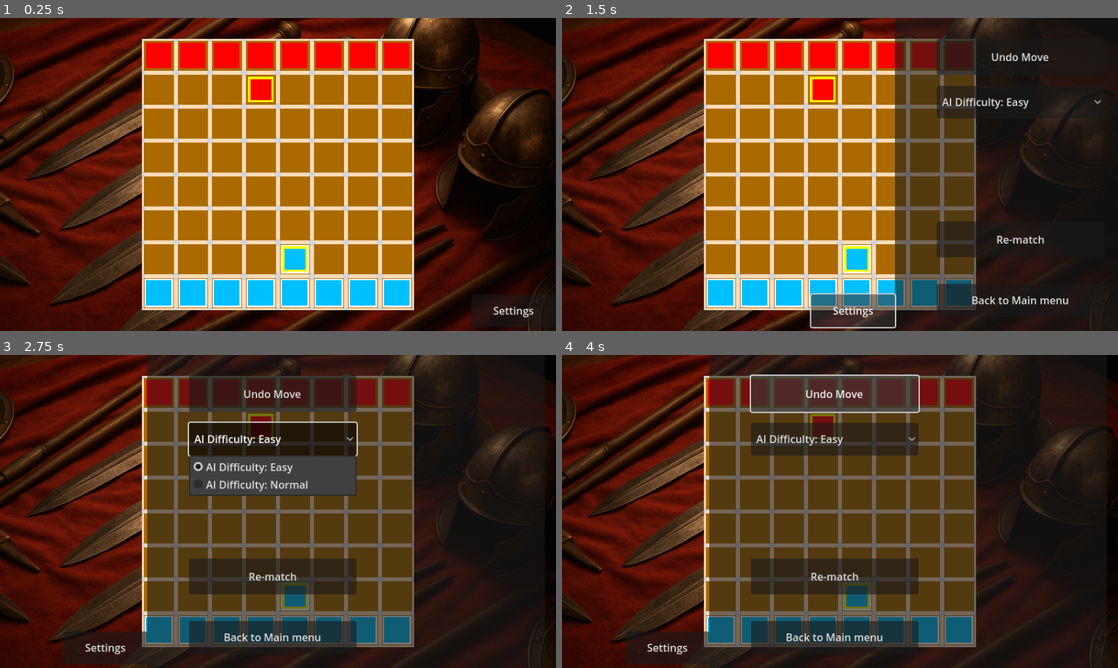
Above: before the commit, frames 1-4 (two rows, left to right).
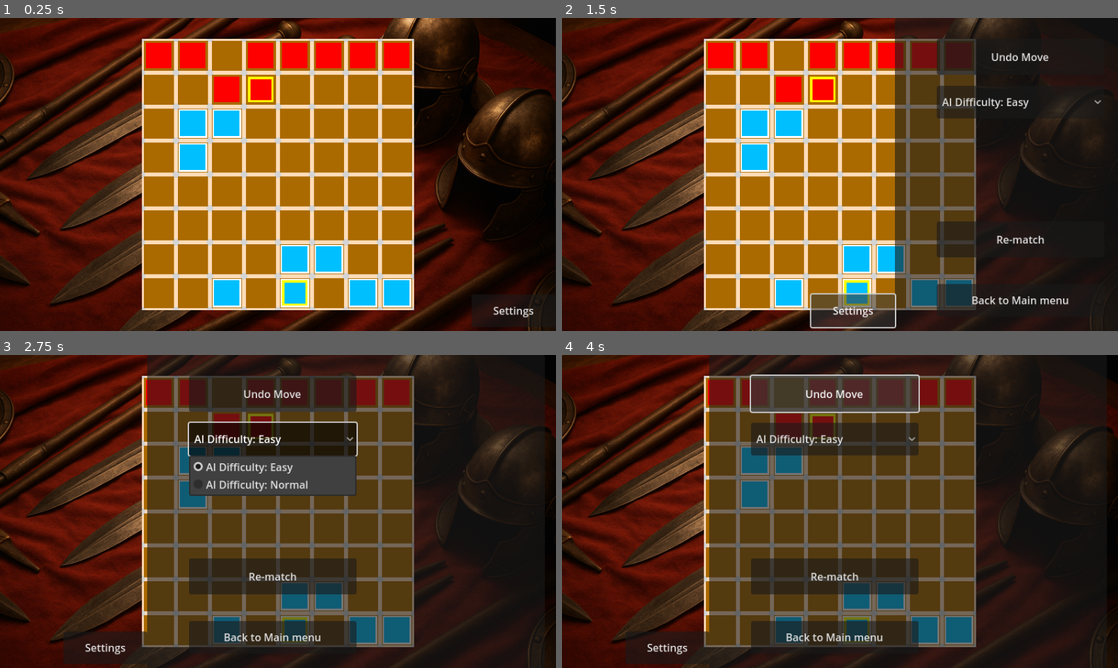
Above: after the commit, the same moments.

Repository: Charckle/ludox
Game: Godot game, scene res://objects/levels/basic/basic_lvl.tscn
Two runs of this game, one before a commit and one after it. Both use one fixed random seed, a clock stepped at 60 frames per second and the inputs below. This scene is started directly instead of the project's main scene.
Inputs (mouse positions are in pixels of both pictures, inside the frame that each line leads up to):
- Up to frame 1 (0.25 s): no input
- Up to frame 2 (1.5 s): tap Enter at 0.5 s; move the mouse to (962, 158) at 0.52 s; click (962, 158) at 0.67 s; click "Settings" at 1.25 s
- Up to frame 3 (2.75 s): click "AI Difficulty: Easy" at 2 s
- Up to frame 4 (4 s): click "AI Difficulty: Easy" at 2.75 s; click "Undo Move" at 3.5 s

The runs differ from the first frame. In frame 1, 5.1% of the frame differs, in the area x 26-62%, y 7-93%; in frame 2, 5.0%; in frame 3, 3.4%; in frame 4, 4.1%.

Commit message:
fixed testudo

Diff:
--- a/objects/city/ai.gd
+++ b/objects/city/ai.gd
@@ -41,6 +41,7 @@
 		for move in poss_moves:
 			possible_moves.append([start_coord, move])
 			var is_eatable = city.check_if_eatable(my_player, start_coord, move, true)
+
 			var tile =  city.get_tile_on_position(move)
 
 			#var is_eatable = false
@@ -56,6 +57,7 @@
 		eat = chance(ai_perc)
 
 		if eat:
+			print("eating")
 			#var random_value = units_with_possible_eat.pick_random()
 			var random_value = pop_random_fast(units_with_possible_eat)
 			if ai_lvl == city.Ai_lvl.EASY:
@@ -67,10 +69,12 @@
 			else:
 				city.move_unit(my_player, random_value[0], random_value[1])
 				return
-
+		else:
+			print("not eating")
 
 	var eat_dux = false
 	if not eat and len(units_att_dux) > 0 and city.all_moves > city.moves_till_attack_dux_ai:
+		print("going after the dux")
 		eat_dux = chance(ai_perc)
 
 		if eat_dux:
--- a/objects/city/basic.gd
+++ b/objects/city/basic.gd
@@ -104,6 +104,7 @@
 	var enemy_unit = city.get_soldier_on_position(position_to_check)
 	if enemy_unit != null:
 		if enemy_unit.player != my_player:
+
 			position_to_check[axis] = position_to_check[axis] + up
 			var friendly_unit = city.get_soldier_on_position(position_to_check)
 			if friendly_unit != null and friendly_unit.player == my_player:
@@ -111,6 +112,7 @@
 					if not dryrun:
 						city.eat_unit(enemy_unit)
 					else:
+						var ba = 0
 						can_eat = true
 
 	return can_eat
@@ -123,7 +125,7 @@
 	# check corners
 	# Check top, bottom, left right, if there is an enemy
 
-	can_eat.append(basic_eatable_rules(my_player, start_coord, pos_coord, dryrun))
+	#can_eat.append(basic_eatable_rules(my_player, start_coord, pos_coord, dryrun))
 
 	var current_tile = city.get_tile_on_position(pos_coord)
 
--- a/objects/city/city.tscn
+++ b/objects/city/city.tscn
@@ -279,7 +279,7 @@
 position = Vector2(40, 0)
 
 [node name="Soldier3" parent="soldiers" instance=ExtResource("3_sgfal")]
-position = Vector2(80, 0)
+position = Vector2(80, 40)
 
 [node name="Soldier4" parent="soldiers" instance=ExtResource("3_sgfal")]
 position = Vector2(120, 0)
@@ -300,7 +300,7 @@
 dux = true
 
 [node name="Soldier9" parent="soldiers" instance=ExtResource("3_sgfal")]
-position = Vector2(40, 280)
+position = Vector2(40, 80)
 player = 2
 
 [node name="Soldier10" parent="soldiers" instance=ExtResource("3_sgfal")]
@@ -308,11 +308,11 @@
 player = 2
 
 [node name="Soldier11" parent="soldiers" instance=ExtResource("3_sgfal")]
+position = Vector2(80, 80)
+player = 2
+
+[node name="Soldier12" parent="soldiers" instance=ExtResource("3_sgfal")]
 position = Vector2(80, 280)
-player = 2
-
-[node name="Soldier12" parent="soldiers" instance=ExtResource("3_sgfal")]
-position = Vector2(120, 280)
 player = 2
 
 [node name="Soldier13" parent="soldiers" instance=ExtResource("3_sgfal")]
@@ -320,19 +320,19 @@
 player = 2
 
 [node name="Soldier14" parent="soldiers" instance=ExtResource("3_sgfal")]
-position = Vector2(0, 280)
+position = Vector2(40, 120)
 player = 2
 
 [node name="Soldier15" parent="soldiers" instance=ExtResource("3_sgfal")]
+position = Vector2(160, 240)
+player = 2
+
+[node name="Soldier16" parent="soldiers" instance=ExtResource("3_sgfal")]
+position = Vector2(200, 240)
+player = 2
+
+[node name="Soldier17" parent="soldiers" instance=ExtResource("3_sgfal")]
 position = Vector2(160, 280)
-player = 2
-
-[node name="Soldier16" parent="soldiers" instance=ExtResource("3_sgfal")]
-position = Vector2(200, 280)
-player = 2
-
-[node name="Soldier17" parent="soldiers" instance=ExtResource("3_sgfal")]
-position = Vector2(160, 240)
 player = 2
 dux = true
 
--- a/objects/city/xxi.gd
+++ b/objects/city/xxi.gd
@@ -309,6 +309,7 @@
 	var next_position = target_pos
 	next_position[axis] = target_pos[axis] + up
 
+
 	var unit = city.get_soldier_on_position(next_position)
 	var first_unit = false
 
@@ -316,6 +317,9 @@
 		if start_coord.x == unit.position_grid.x or start_coord.y == unit.position_grid.y:
 			first_unit = true
 
+	# if the first unit is the one your are moving, shit is afoot, stop
+	if next_position == start_coord:
+		return false
 	if first_unit:
 		# check on which side your units are
 		var tile = city.get_tile_on_position(target_pos)
@@ -339,10 +343,10 @@
 			var mlist = [unit_l, unit_r]
 			if mlist.has(null) and mlist.count(null) < mlist.size():
 				if unit_l == null:
-					if unit_r.player == my_player:
+					if unit_r.player == my_player and unit_r.position_grid != start_coord:
 						testudo_side = right_side_pos
 				elif unit_r == null:
-					if unit_l.player == my_player:
+					if unit_l.player == my_player and unit_l.position_grid != start_coord:
 						testudo_side = left_side_pos
 
 
@@ -352,21 +356,23 @@
 			var unit_opos_testudo_side = next_position - testudo_side
 			var test_no_unit = city.get_soldier_on_position(unit_pos_testudo_side)
 			var test_yes_unit = city.get_soldier_on_position(unit_opos_testudo_side)
+
 			if test_no_unit != null and (test_yes_unit == null or test_yes_unit.player != my_player):
 				testudo_side = false
 				first_unit = false
+			if start_coord in [unit_pos_testudo_side, unit_opos_testudo_side]:
+				testudo_side = false
+				first_unit = false
 
 
 	if first_unit and testudo_side:
 		while true:
-
 			next_position[axis] = next_position[axis] + up
 			var unit_r = city.get_soldier_on_position(next_position)
 
 			if unit_r != null and unit_r.player != my_player:
 				if not unit_r.dux:
 					can_eat = true
-
 					if not dryrun:
 						city.eat_unit(unit_r)
 				break
@@ -380,12 +386,10 @@
 			else:
 				break
 
-
 	return can_eat
 
 func xxi_eatable_rules(my_player, start_coord, pos_coord, dryrun=false):
 	var can_eat = []
-	can_eat.append(basic.basic_eatable_rules(my_player, start_coord, pos_coord, dryrun))
 	can_eat.append(basic.basic_plus_eatable_rules(my_player, start_coord, pos_coord, dryrun))
 
 
--- a/objects/soldier/slain_anim/slain_anim.gd
+++ b/objects/soldier/slain_anim/slain_anim.gd
@@ -6,7 +6,7 @@
 
 # Called when the node enters the scene tree for the first time.
 func _ready() -> void:
-	var duration := 0.6
+	var duration := 0.5
 	var offset := 50.0   # how far to slide
 
 	# One tween, parallel tracks, eased out
